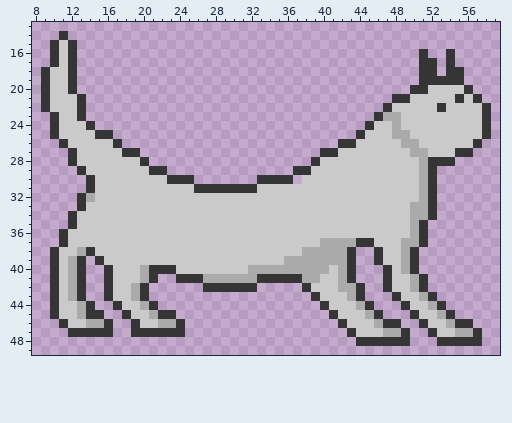
Edited in one commit: pixel-art sprite (Assets/Textures/Cat/jump_charge.png). The first picture shows the starting point.
The file is 64x64 pixels. Shown: x 8..59, y 13..49.
After the commit:
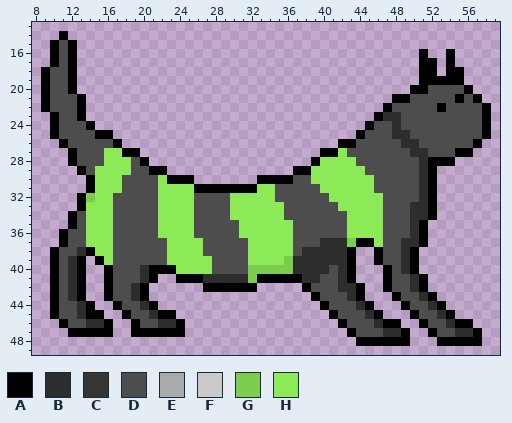
Palette (. is transparent): A #000000  B #2d2d2d  C #353535  D #4d4d4d  E #aaaaaa  F #cacaca  G #7ccc4e  H #8cea57
Edits made:
Changed rows in their new state; - is an unchanged pixel.
first column x 9:
14 --A-----------------------------------------------
15 -ADA----------------------------------------------
16 -ADA--------------------------------------A--A----
17 -ADA--------------------------------------AA-A----
18 ADDA--------------------------------------AA-AA---
19 ADDA--------------------------------------AAAAA---
20 ADDA-------------------------------------AADDDDA--
21 ADDDA----------------------------------AADDDDDADA-
22 ADDDA---------------------------------ADDDDDADDDDA
23 -ADDA--------------------------------ABBDDDDDDDDDA
24 -ADDDA------------------------------ADDBDDDDDDDDDA
25 -ADDDDAA---------------------------ADDDBBDDDDDDDDA
26 --ADDDDDA------------------------AADDDDDBBDDDDDDA-
27 ---ADDDHHAA--------------------AAHDDDDDDDBBDDDAA--
28 ---ADDDHHHDA------------------AHHHHDDDDDDDBAAA----
29 ----ADHHHHDDAA--------------AAHHHHHHDDDDDDBA------
30 -----AHHHDDDDHAAA-------AAAADDHHHHHHHDDDDDBA------
31 -----AHHHDDDDHHHHAAAAAAAHHDDDDDHHHHHHDDDDDBA------
32 ----AGHHDDDDDHHHHDDDDHHHHHDDDDDDHHHHHHDDDDBA------
33 ----AHHHDDDDDHHHHDDDDHHHHHHDDDDDDHHHHHDDDBBA------
34 ---ADHHHDDDDDHHHHDDDDHHHHHHDDDDDDDHHHHDDDBBA------
35 ---ADHHHDDDDDHHHHDDDDDHHHHHHDDDDDDHHHHDDDBA-------
36 --ADDHHHDDDDDHHHHDDDDDHHHHHHDDDDDDHHHHDDDBA-------
37 --ADDHHHDDDDDDHHHHDDDDDHHHHHDDDBBBGAAHDDBBA-------
38 -ADDBAHHDDDDDDHHHHDDDDDHHHHHDBBBBBA--ADDBA--------
39 -ADBA-AHDDDDDDHHHHHDDDDHHHHGBBBBBBA--ADDBA--------
40 -ADBA--ADDDBAAAHHHHDDDDGGGGGBBBBDBA---ADBA--------
41 -ADBA--ADDDBA--AAABBBBBGAAAAABBDDBA---ADDBA-------
42 -ADBA--ADDBA------AAAAAA-----ADDDBBA--ADDBA-------
43 -ADBA--ADDBA------------------ADDDBA---ADDBA------
44 -ADDBA--ADDBA------------------ADDDBA---ADDBA-----
45 -ADDBAA--ADDBAA-----------------ADDDBA---ADDBA----
46 --ADDBBA--ADDBBA-----------------ADDDBAA--ADDBAA--
47 ---AAAAA--AAAAAA------------------ADDDBBA--ADDBBA-
48 -----------------------------------AAAAAA---AAAAA-
